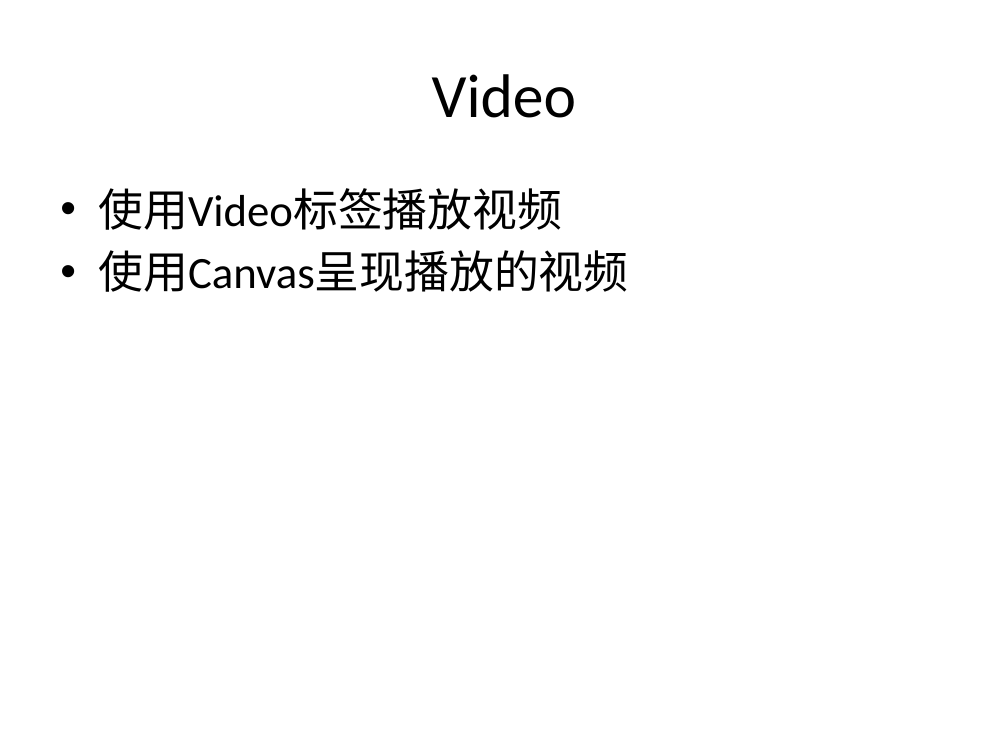
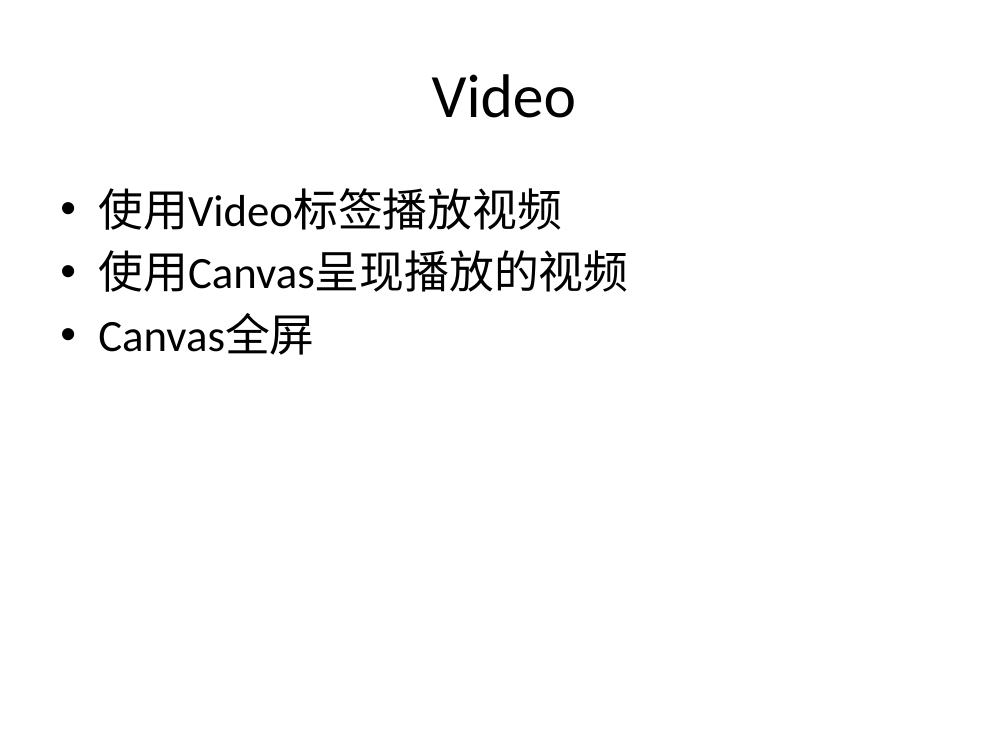
Before and after one commit to plter/HTML5Course20160612, a slide deck: slide 47 of Web前端教学记录.pptx. Drawn at 1008x756 pixels with LibreOffice and Linux fonts; fonts in the diff are those of the drawing. Boxes give left, top, right and bottom in pixels: in the first picture for what was removed or moved away, otherwise in the second. Text is boxed around its words. In the diff, an @@ line names an element or a change of style, - is before the commit and + after.

```diff
--- a/Web前端教学记录.pptx
+++ b/Web前端教学记录.pptx
@@ text at box(98, 314, 314, 355): paragraph added @@
+• Canvas全屏
```
Also in this commit, not shown: 1 other slide changed, 1 slide added, 6 other files.
